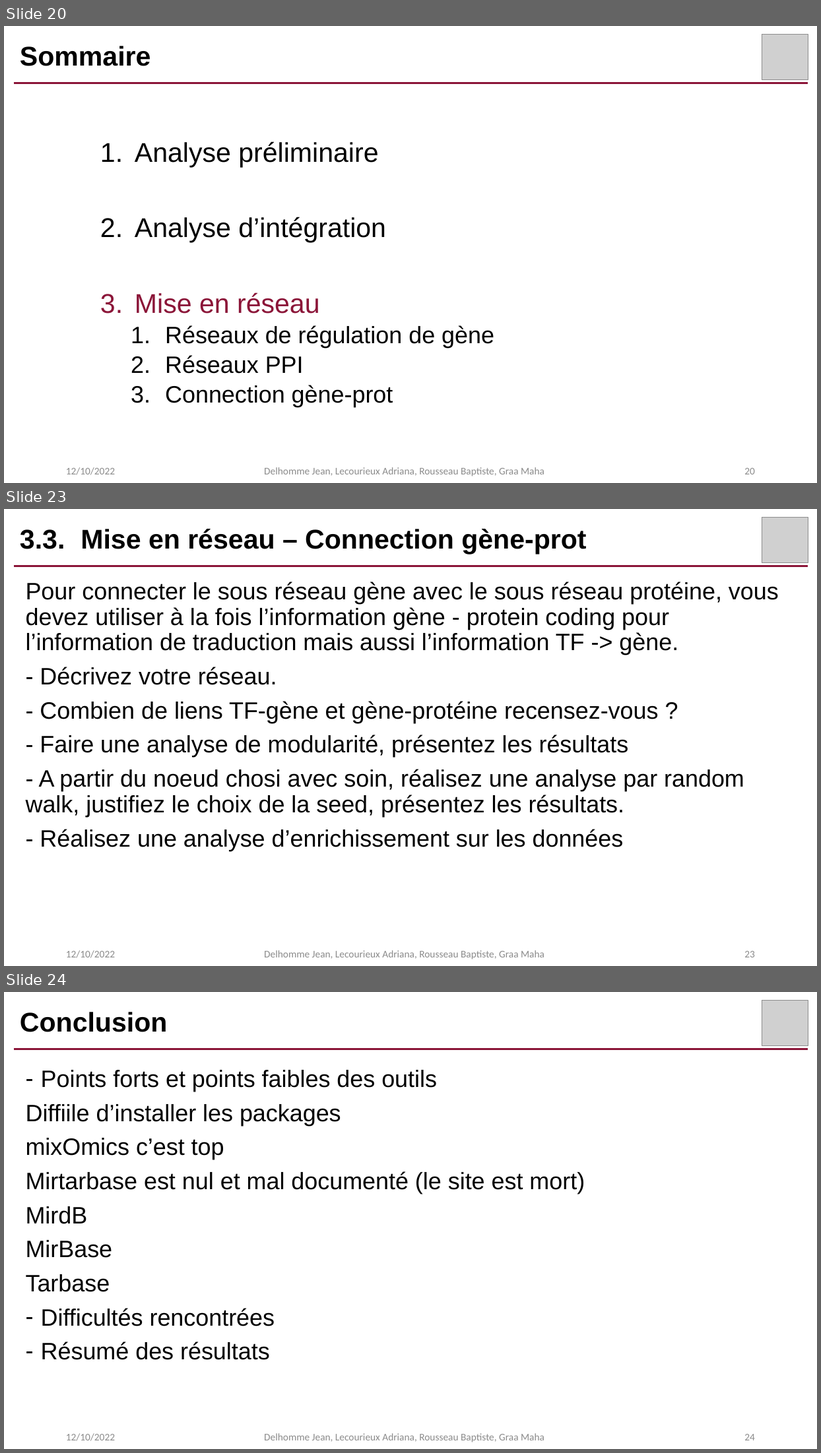
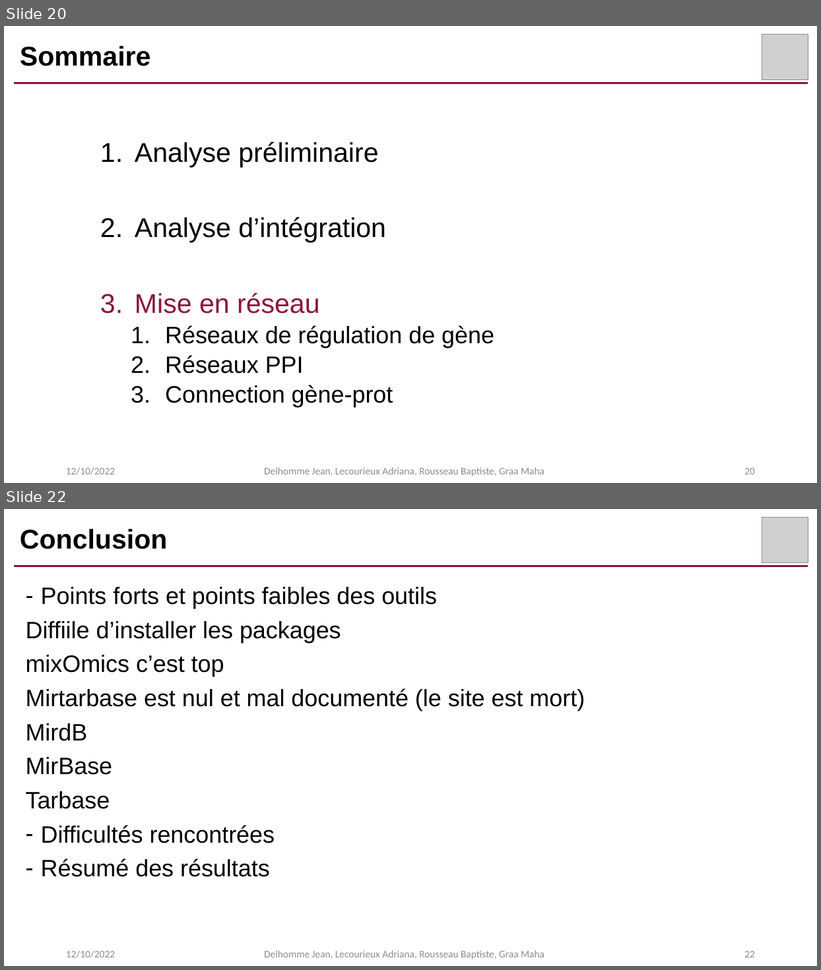
Before and after one commit to AdrianaLecourieux/multi_omics, a slide deck: presentation.pptx. Shown one above the other, each under a label of ours: slides 20, 23 and 24 before the commit, slides 20 and 22 after it; the slides between them are not shown. The pictures are 821x1453 and 821x970 pixels, drawn with LibreOffice and Linux fonts; fonts in the diff are those of the drawing; grey boxes stand for pictures. Boxes give left, top, right and bottom in pixels: in the first picture for what was removed or moved away, otherwise in the second. Text is boxed around its words. In the diff, an @@ line names an element or a change of style, - is before the commit and + after.

```diff
--- a/presentation.pptx
+++ b/presentation.pptx
@@ slide 23 removed at (4,509,817,966), background #FFFFFF @@
@@ picture removed at (762,517,809,562) @@
@@ title removed at (20,529,586,554) @@
-3.3. Mise en réseau – Connection gène-prot
@@ line removed from (14, 566) to (808, 566) @@
@@ text removed at (26,582,779,852) @@
-Pour connecter le sous réseau gène avec le sous réseau protéine, vous devez utiliser à la fois l’information gène - protein coding pour l’information de traduction mais aussi l’information TF -> gène.
-- Décrivez votre réseau.
-- Combien de liens TF-gène et gène-protéine recensez-vous ?
-- Faire une analyse de modularité, présentez les résultats
-- A partir du noeud chosi avec soin, réalisez une analyse par random walk, justifiez le choix de la seed, présentez les résultats.
-- Réalisez une analyse d’enrichissement sur les données
@@ text removed at (66,951,115,958) @@
-12/10/2022
@@ text removed at (264,951,545,960) @@
-Delhomme Jean, Lecourieux Adriana, Rousseau Baptiste, Graa Maha
@@ page number removed at (745,951,755,958) @@
-23
@@ what was slide 24 is now slide 22 @@
@@ page number at (745,951,755,958): text changed @@
-24
+22
```
Also in this commit, not shown: 1 slide changed, 1 other slide removed.
